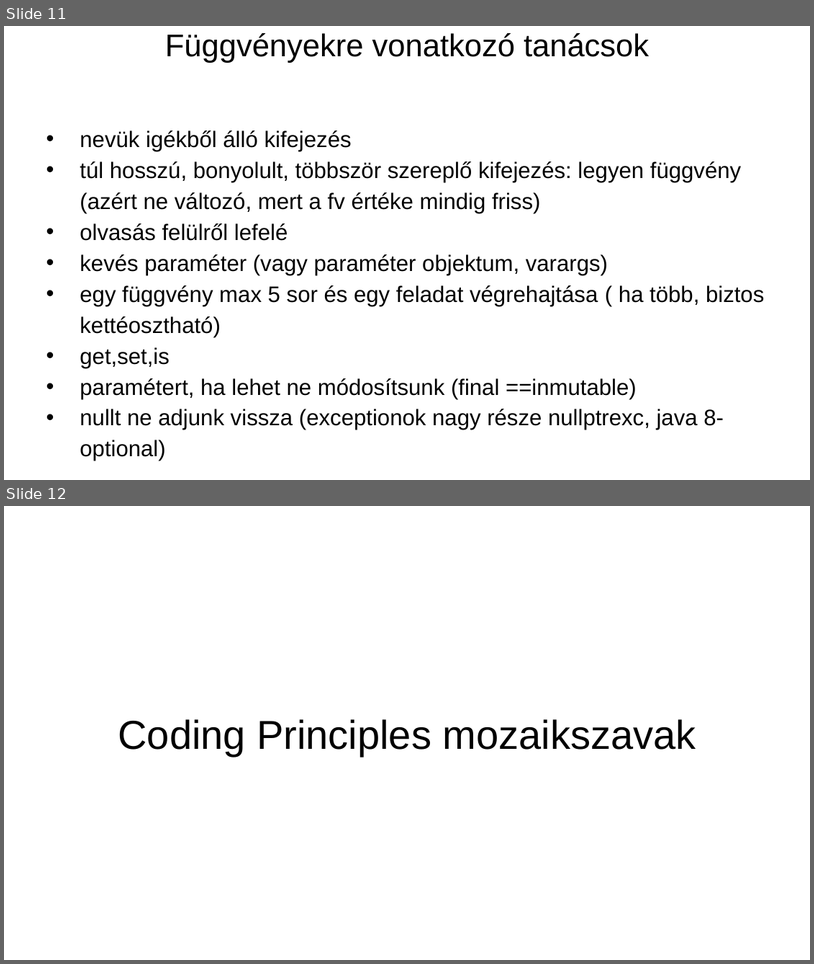
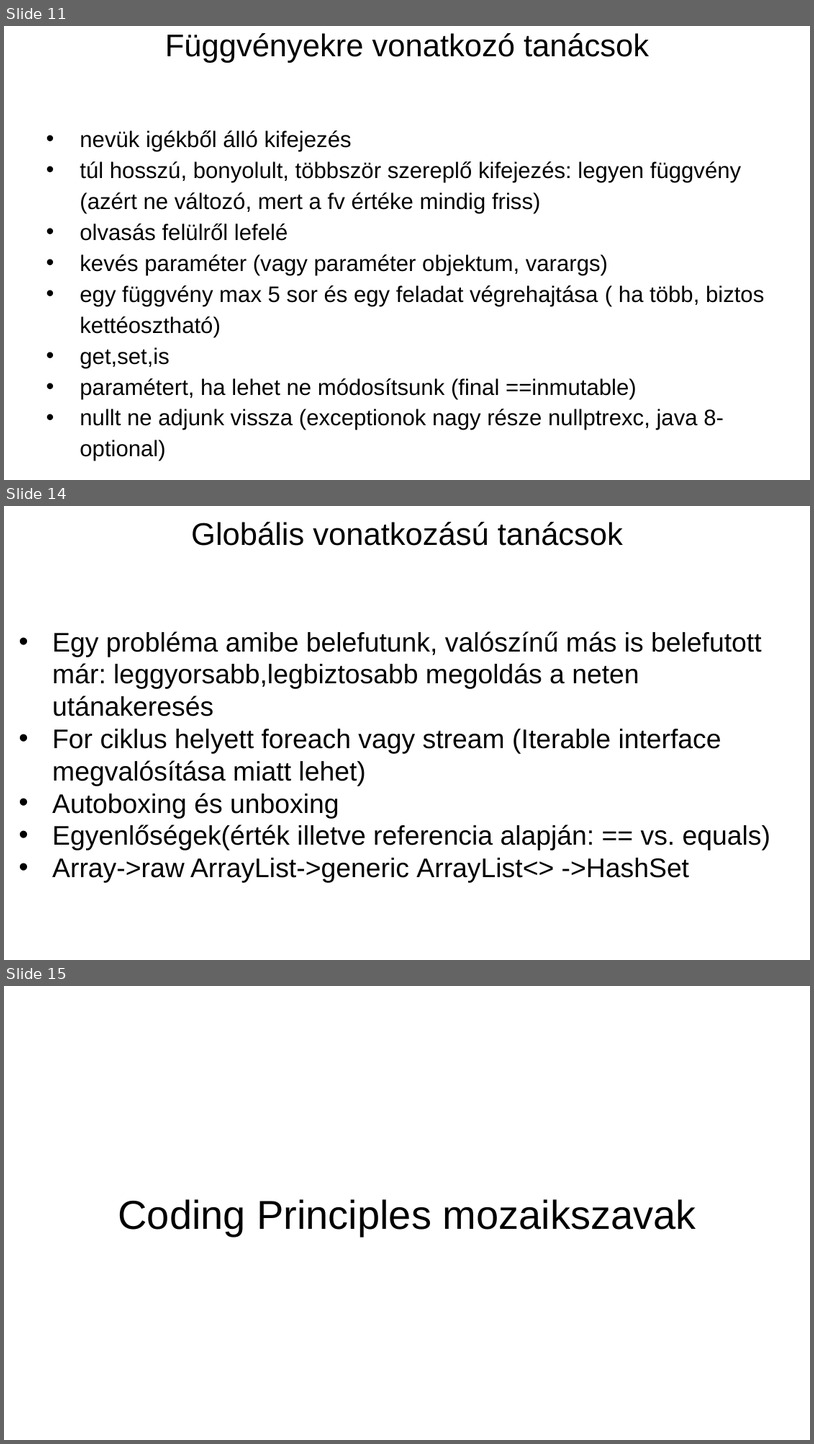
Before and after one commit to NNGSzegedAndUSzegedCollaboration/NNGSzegedAndUSzegedCollaboration.github.io, a slide deck: slideshows/grafreprezentacio.pptx. Shown one above the other, each under a label of ours: slides 11 and 12 before the commit, slides 11, 14 and 15 after it; the slides between them are not shown. The pictures are 814x964 and 814x1444 pixels, drawn with LibreOffice and Linux fonts; fonts in the diff are those of the drawing. Boxes give left, top, right and bottom in pixels: in the first picture for what was removed or moved away, otherwise in the second. Text is boxed around its words. In the diff, an @@ line names an element or a change of style, - is before the commit and + after.

```diff
--- a/slideshows/grafreprezentacio.pptx
+++ b/slideshows/grafreprezentacio.pptx
@@ slide 14 added at [4, 506, 810, 960], background #FFFFFF @@
@@ title added at [191, 522, 623, 546], 28 pt, text #000000 @@
+Globális vonatkozású tanácsok
@@ text added at [52, 631, 771, 883], 24 pt, text #000000 @@
+• Egy probléma amibe belefutunk, valószínű más is belefutott már: leggyorsabb,legbiztosabb megoldás a neten utánakeresés
+• For ciklus helyett foreach vagy stream (Iterable interface megvalósítása miatt lehet)
+• Autoboxing és unboxing
+• Egyenlőségek(érték illetve referencia alapján: == vs. equals)
+• Array->raw ArrayList->generic ArrayList<> ->HashSet
@@ what was slide 12 is now slide 15 @@
```
Also in this commit, not shown: 1 slide changed, 2 other slides added, 1 other file.
